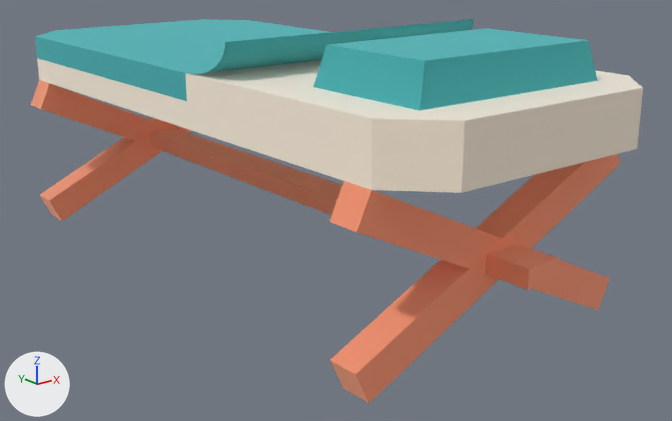
A saved change to the glTF model public/models/nf2/nature/bed.glb.
Both versions are drawn from a 50 mm lens placed at (-0.607, -0.838, 0.328), pointed at (0.023, -0.05, 0.013). Lighting does not change. The marker at lower left points along +X, +Y and +Z. The first picture is the older version. Where no turn or scale is listed for an object, it has been applied to the vertices.

In view in the first picture: 'bed'.
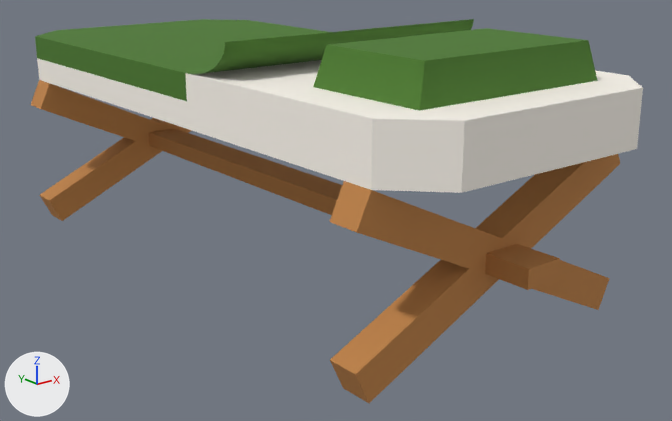
Boxes (x1, y1, x2, y2) around the edits, measured in the pictures (672 x 421 px):
'bed', recoloured, surface changed: (31, 19, 643, 403) in both

Diff of the bpy script that builds the scene:
```diff
--- a/public/models/nf2/nature/bed.glb.py
+++ b/public/models/nf2/nature/bed.glb.py
@@ mat_leafsdark @@
 mat_leafsdark = principled_material('leafsDark')
-mat_leafsdark.base_color = (0.169, 0.651, 0.667)  # cyan #72d3d5
-mat_leafsdark.metallic = 1.0
+mat_leafsdark.base_color = (0.0685, 0.195, 0.0222)  # dark green #4a7a29
 mat_leafsdark.roughness = 1.0
@@ mat_woodbirch @@
 mat_woodbirch.base_color = (1.0, 0.949, 0.871)  # white #fff9f0
-mat_woodbirch.metallic = 1.0
 mat_woodbirch.roughness = 1.0
@@ mat_wood @@
 mat_wood = principled_material('wood')
-mat_wood.base_color = (1.0, 0.557, 0.384)  # beige #ffc5a7
-mat_wood.metallic = 1.0
+mat_wood.base_color = (0.527, 0.227, 0.063)  # orange #c08347
 mat_wood.roughness = 1.0
@@ ob_tmpparent @@
-ob_tmpparent = bpy.data.objects.new('tmpParent', None)
-ob_tmpparent.location = (0.0, 0.0, 0.0)
```
